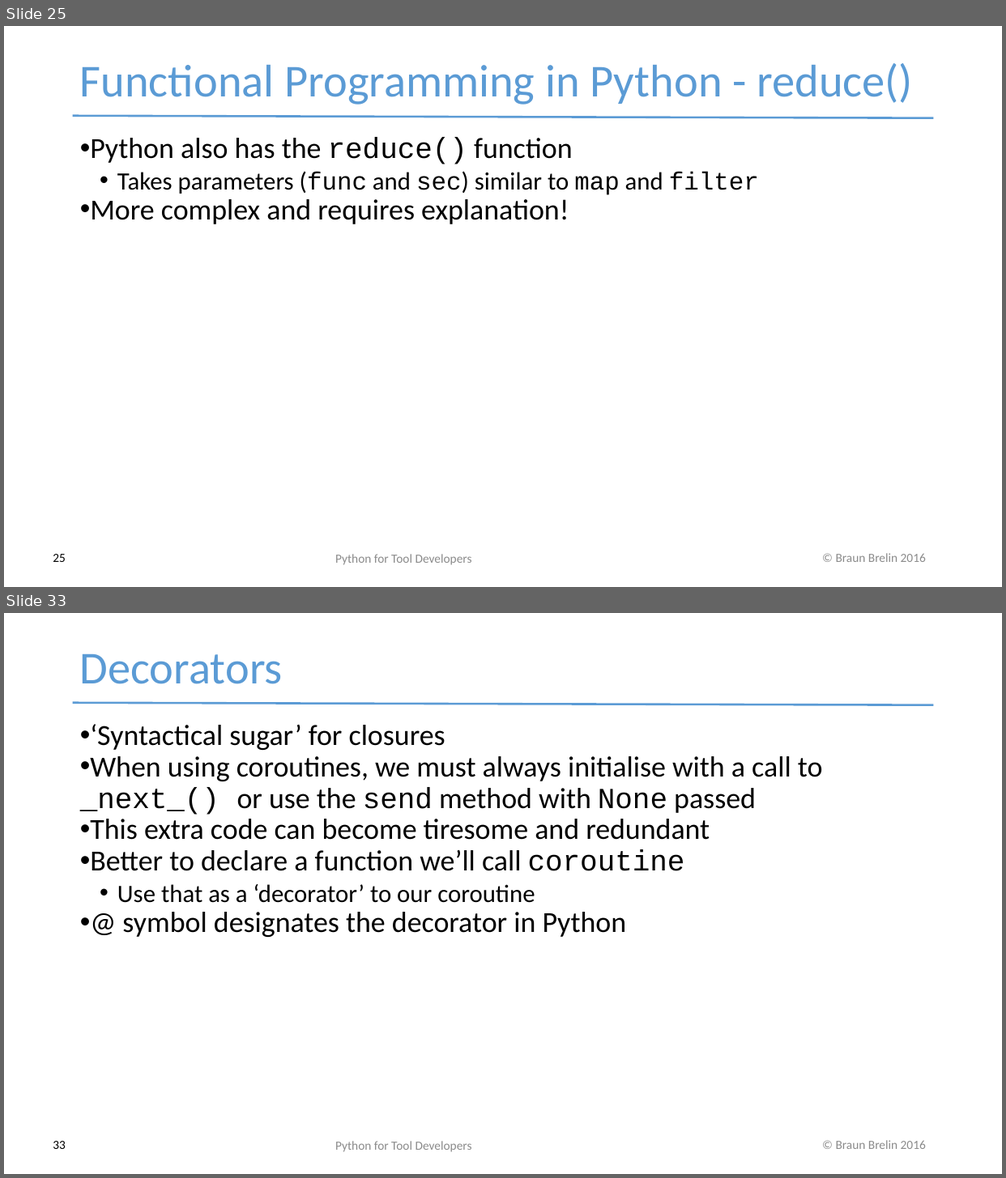
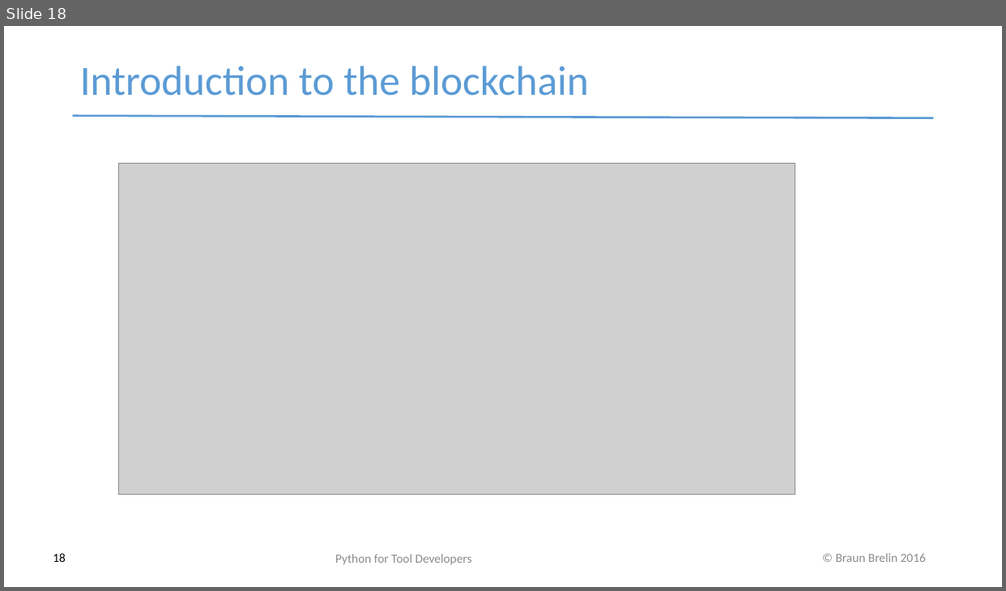
Before and after one commit to redmage123/btc-introductory-workshop, a slide deck: docs/Blockchain workshop v0.1.pptx. Shown one above the other, each under a label of ours: slides 25 and 33 before the commit, slide 18 after it; the slides between them are not shown. The pictures are 1006x1178 and 1006x591 pixels, drawn with LibreOffice and Linux fonts; fonts in the diff are those of the drawing; grey boxes stand for pictures. Boxes give left, top, right and bottom in pixels: in the first picture for what was removed or moved away, otherwise in the second. Text is boxed around its words. In the diff, an @@ line names an element or a change of style, - is before the commit and + after.

```diff
--- a/docs/Blockchain workshop v0.1.pptx
+++ b/docs/Blockchain workshop v0.1.pptx
@@ slide 33 removed at [4,613,1002,1174], background #FFFFFF; not listed: 2 template elements that a slide beside it also shows @@
@@ text removed at [80,654,283,684] @@
-Decorators
@@ text removed at [80,724,823,937] @@
-• ‘Syntactical sugar’ for closures
-• When using coroutines, we must always initialise with a call to _next_() or use the send method with None passed
-• This extra code can become tiresome and redundant
-• Better to declare a function we’ll call coroutine
-  • Use that as a ‘decorator’ to our coroutine
-• @ symbol designates the decorator in Python
@@ page number removed at [53,1141,66,1149] @@
-33
@@ text removed at [335,1141,472,1152] @@
-Python for Tool Developers
@@ what was slide 25 is now slide 18 @@
@@ slide 18 changed as well @@
@@ text at [80,66,588,96]: text changed; size 44 to 40 pt @@
-Functional Programming in Python - reduce()
+Introduction to the blockchain
@@ text removed at [90,138,759,224] @@
-• Python also has the reduce() function
-  • Takes parameters (func and sec) similar to map and filter
-• More complex and requires explanation!
@@ picture added at [118,163,795,495] @@
@@ page number at [53,553,66,562]: text changed @@
-25
+18
```
Also in this commit, not shown: 2 other slides changed, 13 slides added, 20 other slides removed, 4 other files.
